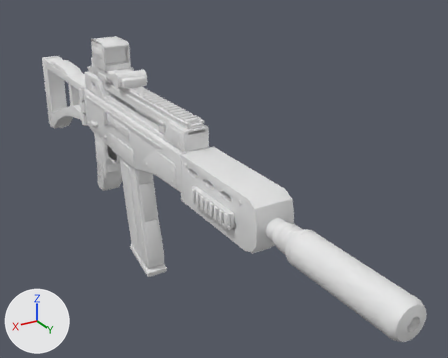
Before and after pictures for a commit that changed the glTF model tools/guns/g36c.glb.
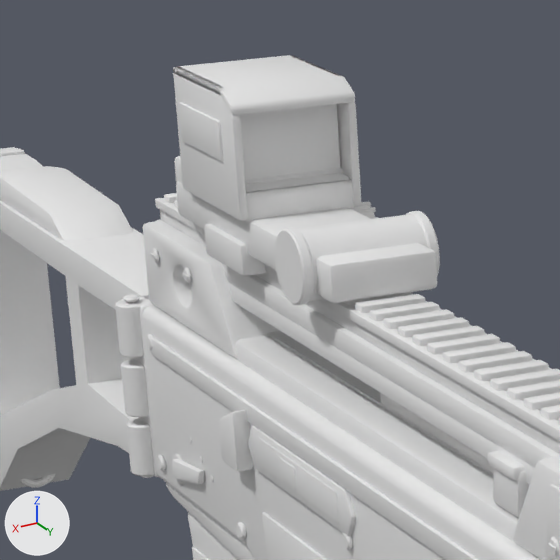
Each version is shown whole from a 50 mm camera at (0.324, 0.824, 0.288) aimed at (-0.08, 0.15, -0.049), then close up on the part from 12% to 39% of the width and 7% to 40% of the height. The lights are fixed; the arrows at lower left show +X, +Y and +Z. The older version's two pictures come first. Vertices at exactly the same position are counted once.

The scene before the commit, as lines of its bpy script (objects in view):
```python
me_body__black = bpy.data.meshes.new('body__black')
me_body__black.from_pydata(...)  # 596 vertices, 1080 faces; spans x -0.031..0.022, y -0.102..0.212, z 0.002..0.086
me_body__black.materials.append(mat_gun_black)  # white #e7e7e7
me_body__gold = bpy.data.meshes.new('body__gold')
me_body__gold.from_pydata(...)  # 4754 vertices, 9352 faces; spans x -0.023..0.026, y -0.35..0.382, z -0.1..0.118
me_body__gold.materials.append(mat_gun_gold)  # white #e7e7e7
me_body__golddark = bpy.data.meshes.new('body__goldDark')
me_body__golddark.from_pydata(...)  # 3092 vertices, 5972 faces; spans x -0.032..0.032, y -0.128..0.36, z -0.038..0.108
me_body__golddark.materials.append(mat_gun_golddark)  # white #e7e7e7
me_body__lens = bpy.data.meshes.new('body__lens')
me_body__lens.from_pydata([(-0.0162, -0.019, 0.09), (0.0162, -0.019, 0.09), (0.0162, -0.019, 0.1142), (-0.0162, -0.019, 0.1142)], [], [(0, 1, 2), (0, 2, 3)])
me_body__lens.materials.append(mat_gun_lens)  # white #e7e7e7
me_charge__polymer = bpy.data.meshes.new('charge__polymer')
me_charge__polymer.from_pydata(...)  # 112 vertices, 216 faces; spans x -0.016..0.016, y 0.1483..0.1657, z 0.036..0.051
me_charge__polymer.materials.append(mat_gun_polymer)  # white #e7e7e7
ob_body__black = bpy.data.objects.new('body__black', me_body__black)
ob_body__black.location = (0.0, 0.0, 0.0)
ob_body__gold = bpy.data.objects.new('body__gold', me_body__gold)
ob_body__gold.location = (0.0, 0.0, 0.0)
ob_body__golddark = bpy.data.objects.new('body__goldDark', me_body__golddark)
ob_body__golddark.location = (0.0, 0.0, 0.0)
ob_body__lens = bpy.data.objects.new('body__lens', me_body__lens)
ob_body__lens.location = (0.0, 0.0, 0.0)
ob_charge__polymer = bpy.data.objects.new('charge__polymer', me_charge__polymer)
ob_charge__polymer.location = (0.0, 0.0, 0.0)
# also in view: 'charge__steel' at (0.0, 0.109, 0.038); 'body__steel' at (-0.003, 0.036, -0.023); 'body__polymer' at (0.0, -0.079, -0.066)
```
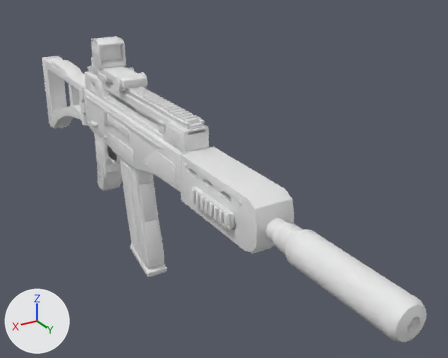
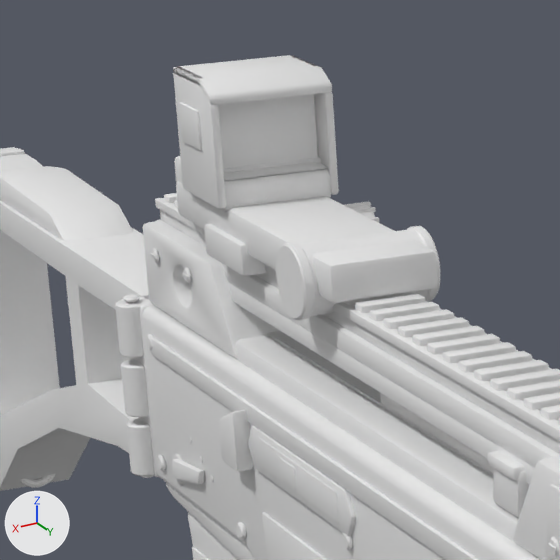
Location of each change, [x1, y1, x2, y2] in pixels of the close-ups (560 x 560 px; the box of a moved part takes in the faces that stretch with it):
'body__lens', mesh moved: before [239, 104, 341, 180]; after [218, 94, 318, 169]
part 1 of me_body__black, moved or reshaped: before [406, 211, 440, 276]; after [407, 226, 440, 302]
part 2 of me_body__black, moved or reshaped: before [275, 227, 314, 305]; after [276, 242, 315, 320]
part 3 of me_body__gold, moved or reshaped: before [297, 214, 427, 301]; after [298, 229, 428, 316]
part 4 of me_body__gold, moved or reshaped: before [173, 55, 362, 223]; after [173, 55, 339, 212]
part 5 of me_body__golddark, moved or reshaped: before [247, 179, 352, 193]; after [224, 168, 329, 181]
part 6 of me_body__golddark, moved or reshaped: before [245, 168, 344, 185]; after [223, 157, 321, 173]
part 7 of me_body__golddark, moved or reshaped: before [179, 102, 223, 161]; after [179, 102, 202, 150]

The change in detail:
me_body__black has 596 vertices, 1080 faces and spans x -0.031..0.022, y -0.102..0.212, z 0.002..0.086.
me_body__black is used by ob_body__black; location (0.0, 0.0, 0.0).
me_body__black part 1: the loose piece of 96 vertices spanning x -0.022..-0.018, y 0.019..0.041, z 0.064..0.086 is moved by (0.0, 0.0, -0.005).
me_body__black part 2: the loose piece of 96 vertices spanning x 0.018..0.022, y 0.019..0.041, z 0.064..0.086 is moved by (0.0, 0.0, -0.005).
me_body__gold has 4754 vertices, 9352 faces and spans x -0.023..0.026, y -0.35..0.382, z -0.1..0.118.
me_body__gold is used by ob_body__gold; location (0.0, 0.0, 0.0).
me_body__gold part 3: the loose piece of 50 vertices spanning x -0.018..0.018, y 0.02..0.041, z 0.064..0.086 is moved by (0.0, 0.0, -0.005).
me_body__gold part 4: all 152 vertices in x -0.02..0.02, y -0.021..-0.012, z 0.078..0.118 are moved by (0.0, -0.018, 0.0).
me_body__golddark has 3092 vertices, 5972 faces and spans x -0.032..0.032, y -0.128..0.36, z -0.038..0.108.
me_body__golddark is used by ob_body__golddark; location (0.0, 0.0, 0.0).
me_body__golddark part 5: the loose piece of 20 vertices spanning x -0.017..0.017, y -0.062..-0.012, z 0.088 is scaled about its middle by (1, 0.636, 1), then moved by (0.0, -0.009, 0.0).
me_body__golddark part 6: the loose piece of 56 vertices spanning x -0.017..0.017, y -0.021..-0.019, z 0.088..0.09 is moved by (0.0, -0.018, 0.0).
me_body__golddark part 7: all 56 vertices in x -0.021..0.021, y -0.022, z 0.096..0.108 are moved by (0.0, -0.018, 0.0).
me_body__lens is used by ob_body__lens; location (0.0, 0.0, 0.0).
me_body__lens had 4 vertices, 2 faces and spanned x -0.0162..0.0162, y -0.019, z 0.09..0.1142.
me_body__lens now has 4 vertices, 2 faces and spans x -0.0162..0.0162, y -0.037, z 0.09..0.1142.
me_body__lens part 8: the whole mesh is moved by (0.0, -0.018, 0.0).
